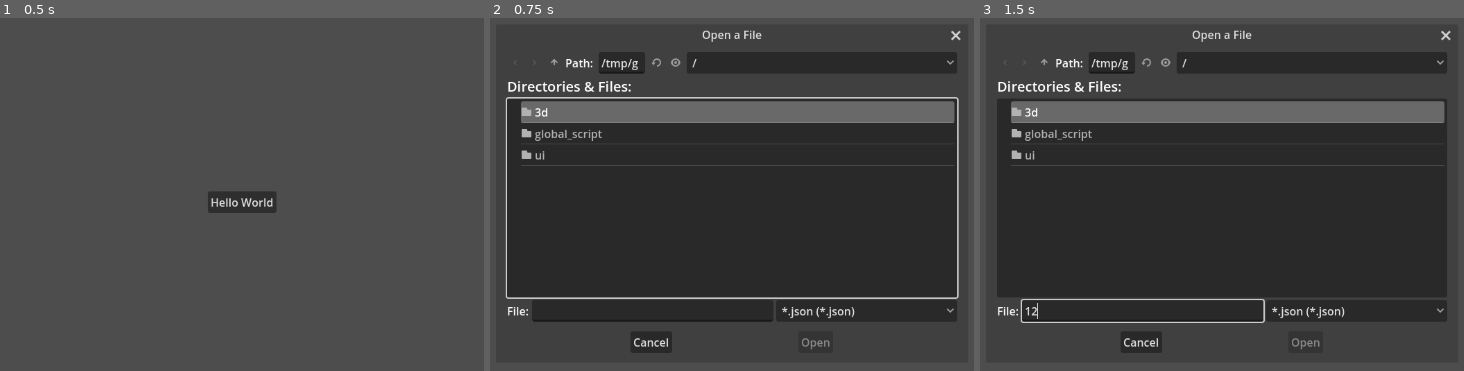
Above: before the commit, frames 1-3 (left to right).
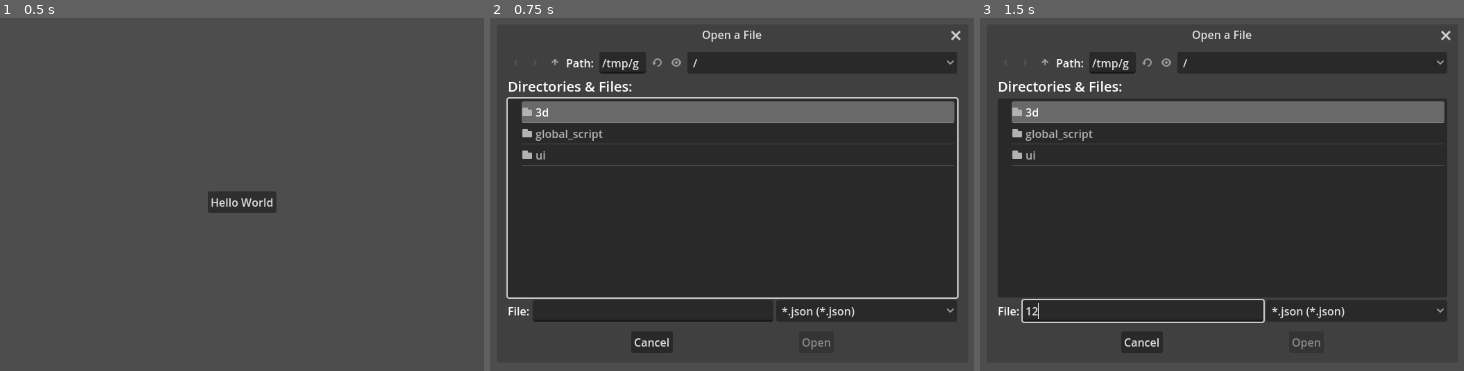
Above: after the commit, the same moments.

Repository: Nusiq/McGdModeling
Game: Godot game, scene res://ui/main/main_menu.tscn
Two runs of this game, one before a commit and one after it. Both use one fixed random seed, a clock stepped at 60 frames per second and the inputs below.
Inputs (mouse positions are in pixels of both pictures, inside the frame that each line leads up to):
- Up to frame 1 (0.5 s): no input
- Up to frame 2 (0.75 s): click "Hello World" at 0.5 s
- Up to frame 3 (1.5 s): click (1144, 310) at 1.27 s; type "12" at 1.35 s

Frame 1 is identical in both runs. In frame 2, 1.4% of the frame differs, in the area x 3-71%, y 11-94%; in frame 3, 1.1%.

Commit message:
Blender style mouse gesture componenent: - Implemented mouse_gesture UI Node for detecting panning, zooming and rotating with mouse (blender style). - Added the mouse gesture node to the viewport scene - Renamed the viewport scene to editor viewport - Implmented debug connection layer for the gesture node to its parent for handling the gestures (currently just prints a message).

Diff:
--- a/3d/viewport/viewport.gd
+++ b/3d/editor_viewport/editor_viewport.gd
@@ -1,6 +1,22 @@
 extends Node3D
 
+class_name EditorViewport
 
+
+## Called from the child node $MouseGesture. Handles the mouse gesture
+## of rotateing the camera.
+func on_rotate(delta_poz: Vector2):
+	print("Hello from MouseGesture.on_rotate")
+
+## Called from the child node $MouseGesture. Handles the mouse gesture
+## of panning the camera.
+func on_pan(delta_poz: Vector2):
+	print("Hello from MouseGesture.on_pan")
+
+## Called from the child node $MouseGesture. Handles the mouse gesture
+## of zooming the camera.
+func on_zoom(delta_poz: Vector2):
+	print("Hello from MouseGesture.on_zoom")
 
 
 # Called when the node enters the scene tree for the first time.
--- a/3d/viewport/viewport.tscn
+++ b/3d/editor_viewport/editor_viewport.tscn
@@ -1,6 +1,7 @@
-[gd_scene load_steps=7 format=3 uid="uid://byggwvgy1weio"]
+[gd_scene load_steps=8 format=3 uid="uid://byggwvgy1weio"]
 
-[ext_resource type="Script" path="res://3d/viewport/viewport.gd" id="1_wfm43"]
+[ext_resource type="Script" path="res://3d/editor_viewport/editor_viewport.gd" id="1_lx2y6"]
+[ext_resource type="Script" path="res://3d/editor_viewport/mouse_gesture.gd" id="2_22egi"]
 
 [sub_resource type="ProceduralSkyMaterial" id="ProceduralSkyMaterial_hea0x"]
 sky_top_color = Color(0.548963, 0.548963, 0.548963, 1)
@@ -23,8 +24,8 @@
 lightmap_size_hint = Vector2i(14, 21)
 material = SubResource("StandardMaterial3D_ft4ka")
 
-[node name="Viewport" type="Node3D"]
-script = ExtResource("1_wfm43")
+[node name="EditorViewport" type="Node3D"]
+script = ExtResource("1_lx2y6")
 
 [node name="WorldEnvironment" type="WorldEnvironment" parent="."]
 environment = SubResource("Environment_x2yi6")
@@ -45,3 +46,12 @@
 [node name="BackLight" type="DirectionalLight3D" parent="Camera3D"]
 transform = Transform3D(-0.984808, -0.0301537, -0.17101, 0, 0.984808, -0.173648, 0.173648, -0.17101, -0.969846, 0, 0, 0)
 light_energy = 2.0
+
+[node name="MouseGesture" type="Control" parent="."]
+layout_mode = 3
+anchors_preset = 15
+anchor_right = 1.0
+anchor_bottom = 1.0
+grow_horizontal = 2
+grow_vertical = 2
+script = ExtResource("2_22egi")
--- /dev/null
+++ b/3d/editor_viewport/mouse_gesture.gd
@@ -0,0 +1,17 @@
+## This class just redirects all of the input handling responsibility
+## to it's parent (the viewport).
+extends MouseGesture
+
+var viewport: EditorViewport
+
+func _ready() -> void:
+	viewport = get_node("..")
+
+func on_rotate(delta_poz: Vector2):
+	viewport.on_rotate(delta_poz)
+
+func on_pan(delta_poz: Vector2):
+	viewport.on_pan(delta_poz)
+
+func on_zoom(delta_poz: Vector2):
+	viewport.on_zoom(delta_poz)
--- a/project.godot
+++ b/project.godot
@@ -22,3 +22,21 @@
 [debug]
 
 gdscript/warnings/untyped_declaration=1
+
+[input]
+
+gesture.rotate_view={
+"deadzone": 0.5,
+"events": [Object(InputEventMouseButton,"resource_local_to_scene":false,"resource_name":"","device":-1,"window_id":0,"alt_pressed":false,"shift_pressed":false,"ctrl_pressed":false,"meta_pressed":false,"button_mask":4,"position":Vector2(197, 18),"global_position":Vector2(201, 59),"factor":1.0,"button_index":3,"canceled":false,"pressed":true,"double_click":false,"script":null)
+]
+}
+gesture.pan_view={
+"deadzone": 0.5,
+"events": [Object(InputEventMouseButton,"resource_local_to_scene":false,"resource_name":"","device":-1,"window_id":0,"alt_pressed":false,"shift_pressed":true,"ctrl_pressed":false,"meta_pressed":false,"button_mask":4,"position":Vector2(221, 16),"global_position":Vector2(225, 57),"factor":1.0,"button_index":3,"canceled":false,"pressed":true,"double_click":false,"script":null)
+]
+}
+gesture.zoom_view={
+"deadzone": 0.5,
+"events": [Object(InputEventMouseButton,"resource_local_to_scene":false,"resource_name":"","device":-1,"window_id":0,"command_or_control_autoremap":true,"alt_pressed":false,"shift_pressed":false,"button_mask":4,"position":Vector2(279, 13),"global_position":Vector2(283, 54),"factor":1.0,"button_index":3,"canceled":false,"pressed":true,"double_click":false,"script":null)
+]
+}
--- /dev/null
+++ b/ui/mouse_gesture/mouse_gesture.gd
@@ -0,0 +1,63 @@
+extends Control
+
+class_name MouseGesture
+
+enum Gesture {
+	ROTATING,
+	PANNING,
+	ZOOMING,
+	NONE
+}
+var current_gesture := Gesture.NONE
+var gestrue_start_position := Vector2.ZERO
+
+
+func on_rotate(delta_poz: Vector2):
+	push_error("Not Implemented MouseGesture.on_rotate")
+
+func on_pan(delta_poz: Vector2):
+	push_error("Not Implemented MouseGesture.on_pan")
+
+func on_zoom(delta_poz: Vector2):
+	push_error("Not Implemented MouseGesture.on_zoom")
+
+
+## Called every frame automatically.
+## Checks if the mouse gestures have been released and calls the event handlers
+## for the gestures if they're active.
+##
+## @param delta The elapsed time since the previous frame.
+func _process(delta: float) -> void:
+	if Input.is_action_just_released("gesture.rotate_view", true):
+		current_gesture = Gesture.NONE
+	if Input.is_action_just_released("gesture.pan_view", true):
+		current_gesture = Gesture.NONE
+	if Input.is_action_just_released("gesture.zoom_view", true):
+		current_gesture = Gesture.NONE
+
+	if current_gesture != Gesture.NONE:
+		var delta_pos = get_global_mouse_position() - gestrue_start_position
+		match current_gesture:
+			Gesture.ROTATING:
+				on_rotate(delta_pos)
+			Gesture.PANNING:
+				on_pan(delta_pos)
+			Gesture.ZOOMING:
+				on_zoom(delta_pos)
+
+## Called automatically on GUI inputs.
+## Starts the mouse gestures tracking when the proper key combination is
+## pressed.
+##
+## @param event The GUI input event.
+func _gui_input(event: InputEvent) -> void:
+	## Detect the start of the gesture and save the starting point
+	if event.is_action_pressed("gesture.rotate_view", false, true):
+		current_gesture = Gesture.ROTATING
+		gestrue_start_position = get_global_mouse_position()
+	elif event.is_action_pressed("gesture.pan_view", false, true):
+		current_gesture = Gesture.PANNING
+		gestrue_start_position = get_global_mouse_position()
+	elif event.is_action_pressed("gesture.zoom_view", false, true):
+		current_gesture = Gesture.ZOOMING
+		gestrue_start_position = get_global_mouse_position()
--- /dev/null
+++ b/ui/mouse_gesture/mouse_gesture.tscn
@@ -0,0 +1,14 @@
+[gd_scene load_steps=2 format=3 uid="uid://smlmre000euv"]
+
+[ext_resource type="Script" path="res://ui/mouse_gesture/mouse_gesture.gd" id="1_gkyof"]
+
+[node name="MouseGesture" type="Control"]
+layout_mode = 3
+anchors_preset = 15
+anchor_right = 1.0
+anchor_bottom = 1.0
+grow_horizontal = 2
+grow_vertical = 2
+size_flags_horizontal = 0
+size_flags_vertical = 0
+script = ExtResource("1_gkyof")
